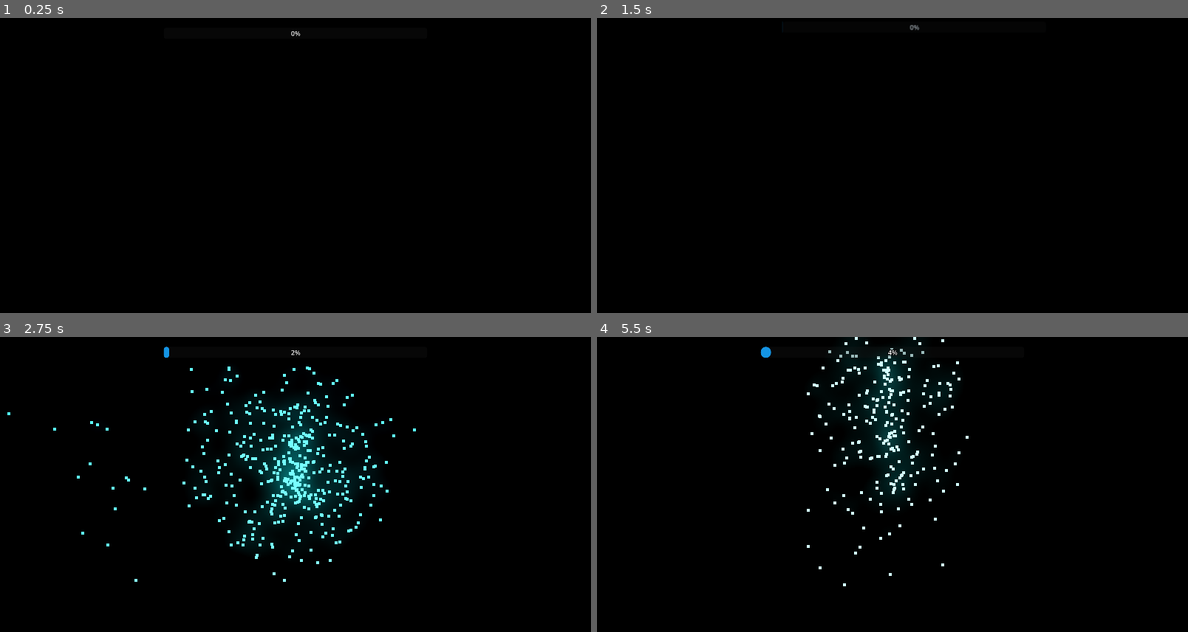
Above: before the commit, frames 1-4 (two rows, left to right).
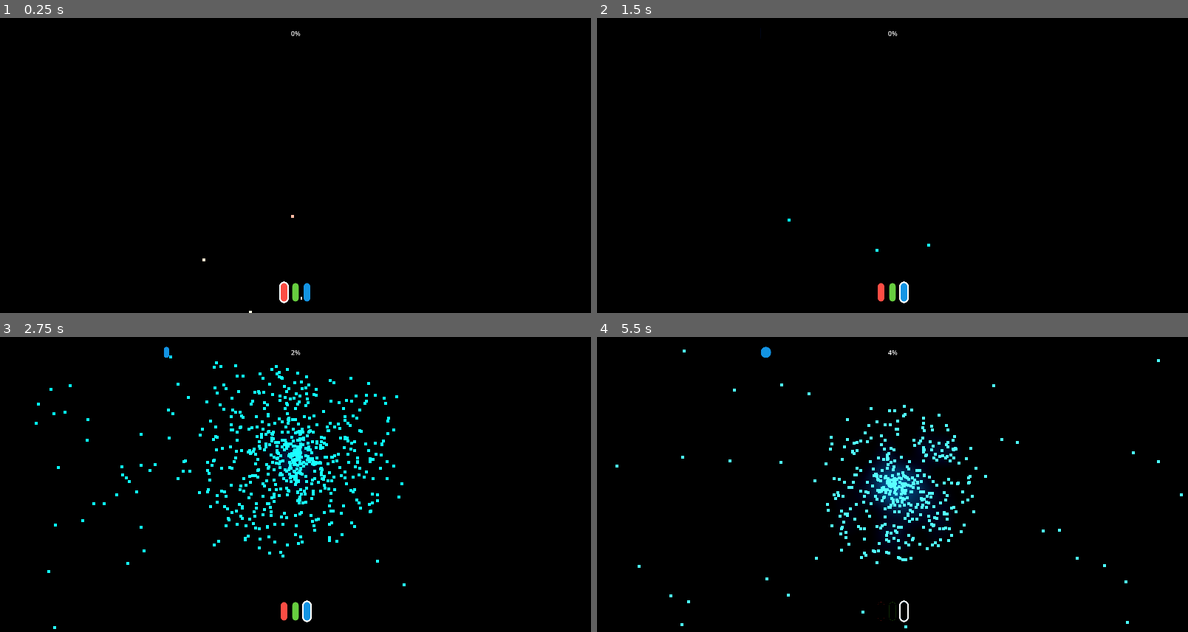
Above: after the commit, the same moments.

Repository: excessive/ludum-dare-59
Game: Godot game, scene res://main.tscn
Same seed, same stepped clock (60 frames per second), same inputs: the game is played once before the commit and once after it.
Inputs (mouse positions are in pixels of both pictures, inside the frame that each line leads up to):
- Up to frame 1 (0.25 s): no input
- Up to frame 2 (1.5 s): tap Enter (ui_accept) at 0.5, 1.25 s; hold D (move_right) 0.53-1.28 s; hold Mouse wheel down (scan_channel_next) 0.53-1.28 s; click (892, 165) at 0.67 s; tap Space (jump, bound only after the commit) at 0.77, 1.07 s; tap Mouse wheel up (scan_channel_prev) at 0.8, 1.35 s; move the mouse to (862, 165) at 1.27 s; hold W (move_forward) from 1.28 s (still down)
- Up to frame 3 (2.75 s): keep holding W (move_forward); tap Space (jump, bound only after the commit) at 1.52, 1.82 s; click (265, 484) at 1.55 s; move the mouse to (307, 478) at 2.02 s; press the mouse at (307, 478) at 2.03 s; tap Enter (ui_accept) at 2.3 s
- Up to frame 4 (5.5 s): keep holding W (move_forward); move the mouse to (886, 490) at 2.77 s; release the mouse at (886, 490) at 2.78 s; tap Enter (ui_accept) at 2.85 s; click (886, 490) at 2.92 s; tap Space (jump, bound only after the commit) at 3.02, 3.05, 3.32, 4.52, 4.82 s; move the mouse to (933, 487) at 3.52 s; hold Space (jump, bound only after the commit) 3.53-4.28 s; click (933, 487) at 3.67 s; tap Mouse wheel down (scan_channel_next) at 3.8 s; move the mouse to (845, 481) at 4.27 s; tap K (look_down) at 4.35 s; click (845, 481) at 4.42 s; tap Mouse wheel up (scan_channel_prev) at 4.55 s; move the mouse to (898, 484) at 5.02 s; press the mouse at (898, 484) at 5.03 s; tap J (look_left) at 5.1 s

The runs differ from the first frame. In frame 1, 0.3% of the frame differs, in the area x 34-53%, y 66-100%; in frame 2, 0.3%; in frame 3, 7.6%, in the area x 1-71%, y 4-99%; in frame 4, 6.1%.

Commit message:
update ui, add separate active/passive scan, update controls

Diff:
--- a/camera.gdshader
+++ b/camera.gdshader
@@ -6,6 +6,6 @@
 
 void fragment() {
 	float g2 = distance(glitch, 0.5) * 2.0 - 1.0;
-	COLOR *= texture(screen_texture, SCREEN_UV + vec2(g2 * g2 * g2, mod(g2, 0.5) * 0.5) * 0.125);
+	COLOR *= texture(screen_texture, SCREEN_UV + vec2(distance(SCREEN_UV, vec2(0.5)) * glitch, mod(g2, 0.5) * 0.5) * 0.125);
 	COLOR.rgb = mix(COLOR.rgb, COLOR.rgb * glitch_color, glitch);
 }
--- a/main.tscn
+++ b/main.tscn
@@ -56,15 +56,23 @@
 background_mode = 1
 ambient_light_source = 1
 tonemap_mode = 1
-tonemap_exposure = 1.25
+tonemap_exposure = 1.5
+tonemap_white = 2.0
 glow_enabled = true
 glow_levels/6 = 0.1
 glow_levels/7 = 0.2
-glow_bloom = 0.2
+glow_normalized = true
+glow_strength = 1.1
+glow_bloom = 0.5
+glow_hdr_threshold = 0.5
+glow_hdr_scale = 1.5
 fog_enabled = true
 fog_light_color = Color(0, 0, 0, 1)
 fog_density = 0.25
 fog_sky_affect = 0.0
+adjustment_enabled = true
+adjustment_brightness = 1.25
+adjustment_contrast = 1.25
 
 [sub_resource type="CameraAttributesPractical" id="CameraAttributesPractical_0xm2m"]
 
@@ -82,6 +90,57 @@
 	add_theme_stylebox_override(\"fill\", box)
 "
 
+[sub_resource type="GDScript" id="GDScript_4c57u"]
+script/source = "extends HBoxContainer
+
+class ChannelData:
+	var container: Control
+	var box: StyleBoxFlat
+	var active := false
+	func _init(channel: LidarChannel) -> void:
+		container = PanelContainer.new()
+		box = StyleBoxFlat.new()
+		box.bg_color = channel.color
+		box.set_corner_radius_all(16)
+		box.set_border_width_all(4)
+		container.size_flags_horizontal = Control.SIZE_SHRINK_CENTER
+		container.size_flags_vertical = Control.SIZE_FILL
+		container.add_theme_stylebox_override(&\"panel\", box)
+		container.custom_minimum_size = Vector2(24, 24)
+
+var channel_data: Dictionary[LidarChannel, ChannelData]
+
+func _get_or_add_channel(channel: LidarChannel) -> ChannelData:
+	if channel_data.has(channel):
+		return channel_data.get(channel)
+	var data := ChannelData.new(channel)
+	channel_data[channel] = data
+	add_child(data.container)
+	#print(\"added %s\" % data.container)
+	return data
+
+func _exit_tree() -> void:
+	for cd: ChannelData in channel_data.values():
+		cd.container.queue_free()
+	channel_data.clear()
+
+func _on_lidar_channel_status_updated(channel: LidarChannel) -> void:
+	var data := _get_or_add_channel(channel)
+	if channel.blocked:
+		data.box.bg_color.a = 0.1
+	else:
+		data.box.bg_color.a = 1.0
+
+func _on_lidar_channel_updated(channel: LidarChannel) -> void:
+	for ch: LidarChannel in channel_data.keys():
+		var cd := channel_data[ch]
+		cd.active = ch == channel
+		if cd.active:
+			cd.box.border_color = Color.WHITE
+		else:
+			cd.box.border_color = Color.BLACK
+"
+
 [sub_resource type="ShaderMaterial" id="ShaderMaterial_4c57u"]
 shader = ExtResource("9_kek77")
 shader_parameter/glitch = 0.0
@@ -90,7 +149,7 @@
 [sub_resource type="GDScript" id="GDScript_kek77"]
 script/source = "extends ColorRect
 
-@export var glitch_speed := 5.0
+@export var glitch_speed := 10.0
 
 var glitch := 0.0
 var target_color := Color.WHITE
@@ -124,7 +183,7 @@
 [node name="CollisionShape3D" type="CollisionShape3D" parent="SafeArea" unique_id=1651140340]
 shape = SubResource("BoxShape3D_kek77")
 
-[node name="CharacterBody3D" type="CharacterBody3D" parent="." unique_id=1346263540]
+[node name="CharacterBody3D" type="CharacterBody3D" parent="." unique_id=1346263540 groups=["player"]]
 transform = Transform3D(1, 0, 0, 0, 1, 0, 0, 0, 1, 0, 5.708436, 0)
 script = ExtResource("1_0xm2m")
 
@@ -135,11 +194,13 @@
 transform = Transform3D(1, 0, 0, 0, 1, 0, 0, 0, 1, 0, 0.5, 0)
 script = ExtResource("2_1bvp3")
 
-[node name="Lidar" type="AnimatableBody3D" parent="CharacterBody3D/Camera3D" unique_id=342275928]
+[node name="Lidar" type="AnimatableBody3D" parent="CharacterBody3D/Camera3D" unique_id=342275928 node_paths=PackedStringArray("sensor", "player")]
 collision_layer = 0
 collision_mask = 0
 script = ExtResource("3_5vw27")
 channels = Array[ExtResource("4_kek77")]([ExtResource("5_4c57u"), ExtResource("6_efxa6"), ExtResource("7_dg77c")])
+sensor = NodePath("../../sensor")
+player = NodePath("../..")
 metadata/_custom_type_script = "uid://bdddwpodg4mor"
 
 [node name="CollisionShape3D" type="CollisionShape3D" parent="CharacterBody3D/Camera3D/Lidar" unique_id=1108688080]
@@ -154,6 +215,8 @@
 omni_attenuation = 2.0
 
 [node name="sensor" type="Area3D" parent="CharacterBody3D" unique_id=1265578379 groups=["player"]]
+collision_mask = 15
+monitorable = false
 
 [node name="CollisionShape3D" type="CollisionShape3D" parent="CharacterBody3D/sensor" unique_id=1059254289]
 shape = SubResource("SphereShape3D_efxa6")
@@ -196,7 +259,6 @@
 mouse_filter = 2
 
 [node name="charge" type="ProgressBar" parent="AspectRatioContainer/Control" unique_id=793066537]
-unique_name_in_owner = true
 layout_mode = 1
 anchors_preset = 5
 anchor_left = 0.5
@@ -210,11 +272,24 @@
 theme_override_constants/outline_size = 6
 script = SubResource("GDScript_5vw27")
 
+[node name="channels" type="HBoxContainer" parent="AspectRatioContainer/Control" unique_id=1394602365]
+layout_mode = 1
+anchors_preset = 12
+anchor_top = 1.0
+anchor_right = 1.0
+anchor_bottom = 1.0
+offset_top = -77.0
+offset_bottom = -24.0
+grow_horizontal = 2
+grow_vertical = 0
+alignment = 1
+script = SubResource("GDScript_4c57u")
+
 [node name="CSGBox3D2" type="CSGBox3D" parent="." unique_id=244878153]
 transform = Transform3D(1, 0, 0, 0, 1, 0, 0, 0, 1, -1.531857, 7.2399297, -7.313463)
 use_collision = true
 collision_layer = 4
-collision_mask = 0
+collision_mask = 4
 size = Vector3(4.3203125, 4.8129883, 2.834961)
 
 [node name="ColorRect" type="ColorRect" parent="." unique_id=901928369]
@@ -237,6 +312,7 @@
 shape = SubResource("SphereShape3D_kek77")
 
 [node name="OmniLight3D" type="OmniLight3D" parent="WinTrigger" unique_id=2117528702]
+layers = 4
 light_color = Color(0, 1, 0, 1)
 light_energy = 4.765
 
@@ -249,10 +325,14 @@
 shape = SubResource("SphereShape3D_4c57u")
 
 [node name="OmniLight3D" type="OmniLight3D" parent="LoseTrigger" unique_id=1853197533]
+layers = 2
 light_color = Color(1, 0.57254905, 0, 1)
 light_energy = 4.765
 
+[connection signal="channel_status_updated" from="CharacterBody3D/Camera3D/Lidar" to="AspectRatioContainer/Control/channels" method="_on_lidar_channel_status_updated"]
 [connection signal="channel_updated" from="CharacterBody3D/Camera3D/Lidar" to="CharacterBody3D" method="_on_lidar_channel_updated"]
+[connection signal="channel_updated" from="CharacterBody3D/Camera3D/Lidar" to="CharacterBody3D/Camera3D" method="_on_lidar_channel_updated"]
 [connection signal="channel_updated" from="CharacterBody3D/Camera3D/Lidar" to="AspectRatioContainer/Control/charge" method="_on_lidar_channel_updated"]
 [connection signal="channel_updated" from="CharacterBody3D/Camera3D/Lidar" to="ColorRect" method="_on_lidar_channel_updated"]
+[connection signal="channel_updated" from="CharacterBody3D/Camera3D/Lidar" to="AspectRatioContainer/Control/channels" method="_on_lidar_channel_updated"]
 [connection signal="charge_updated" from="CharacterBody3D/Camera3D/Lidar" to="AspectRatioContainer/Control/charge" method="_on_lidar_charge_updated"]
--- a/player.gd
+++ b/player.gd
@@ -17,16 +17,10 @@
 		get_tree().reload_current_scene()
 
 func _physics_process(delta: float) -> void:
-	sensor.collision_mask = collision_mask
-	var overlapping := sensor.get_overlapping_bodies()
-	overlapping.erase(self)
-	if not overlapping.is_empty():
-		print("blocked")
-
 	if not is_on_floor():
 		velocity += get_gravity() * delta
 
-	if Input.is_action_pressed("ui_accept") and is_on_floor():
+	if Input.is_action_pressed("jump") and is_on_floor():
 		velocity.y = JUMP_VELOCITY
 
 	var cam := get_viewport().get_camera_3d()
--- a/player_camera.gd
+++ b/player_camera.gd
@@ -20,3 +20,6 @@
 func _process(delta: float) -> void:
 	var lookv := Input.get_vector(&"look_left", &"look_right", &"look_up", &"look_down")
 	turn(lookv * delta * 60)
+
+func _on_lidar_channel_updated(channel: LidarChannel) -> void:
+	cull_mask = channel.visibility_mask
--- a/project.godot
+++ b/project.godot
@@ -57,16 +57,10 @@
 , Object(InputEventJoypadMotion,"resource_local_to_scene":false,"resource_name":"","device":-1,"axis":0,"axis_value":1.0,"script":null)
 ]
 }
-scan_forward={
+scan={
 "deadzone": 0.2,
 "events": [Object(InputEventMouseButton,"resource_local_to_scene":false,"resource_name":"","device":-1,"window_id":0,"a …(258 unchanged characters)…
 , Object(InputEventJoypadMotion,"resource_local_to_scene":false,"resource_name":"","device":-1,"axis":5,"axis_value":1.0,"script":null)
-]
-}
-scan_sweep={
-"deadzone": 0.2,
-"events": [Object(InputEventMouseButton,"resource_local_to_scene":false,"resource_name":"","device":-1,"window_id":0,"alt_pressed":false,"shift_pressed":false,"ctrl_pressed":false,"meta_pressed":false,"button_mask":2,"position":Vector2(309, 11),"global_position":Vector2(317, 48),"factor":1.0,"button_index":2,"canceled":false,"pressed":true,"double_click":false,"script":null)
-, Object(InputEventJoypadMotion,"resource_local_to_scene":false,"resource_name":"","device":-1,"axis":4,"axis_value":1.0,"script":null)
 ]
 }
 scan_channel_next={
@@ -105,6 +99,26 @@
 , Object(InputEventJoypadMotion,"resource_local_to_scene":false,"resource_name":"","device":-1,"axis":2,"axis_value":1.0,"script":null)
 ]
 }
+interact={
+"deadzone": 0.2,
+"events": [Object(InputEventKey,"resource_local_to_scene":false,"resource_name":"","device":-1,"window_id":0,"alt_pressed":false,"shift_pressed":false,"ctrl_pressed":false,"meta_pressed":false,"pressed":false,"keycode":0,"physical_keycode":69,"key_label":0,"unicode":101,"location":0,"echo":false,"script":null)
+, Object(InputEventMouseButton,"resource_local_to_scene":false,"resource_name":"","device":-1,"window_id":0,"alt_pressed":false,"shift_pressed":false,"ctrl_pressed":false,"meta_pressed":false,"button_mask":2,"position":Vector2(318, 15),"global_position":Vector2(326, 52),"factor":1.0,"button_index":2,"canceled":false,"pressed":true,"double_click":false,"script":null)
+, Object(InputEventJoypadButton,"resource_local_to_scene":false,"resource_name":"","device":-1,"button_index":2,"pressure":0.0,"pressed":false,"script":null)
+]
+}
+jump={
+"deadzone": 0.2,
+"events": [Object(InputEventKey,"resource_local_to_scene":false,"resource_name":"","device":-1,"window_id":0,"alt_pressed":false,"shift_pressed":false,"ctrl_pressed":false,"meta_pressed":false,"pressed":false,"keycode":0,"physical_keycode":32,"key_label":0,"unicode":32,"location":0,"echo":false,"script":null)
+, Object(InputEventJoypadButton,"resource_local_to_scene":false,"resource_name":"","device":-1,"button_index":0,"pressure":0.0,"pressed":false,"script":null)
+]
+}
+crouch={
+"deadzone": 0.2,
+"events": [Object(InputEventJoypadButton,"resource_local_to_scene":false,"resource_name":"","device":-1,"button_index":1,"pressure":0.0,"pressed":false,"script":null)
+, Object(InputEventKey,"resource_local_to_scene":false,"resource_name":"","device":-1,"window_id":0,"alt_pressed":false,"shift_pressed":false,"ctrl_pressed":false,"meta_pressed":false,"pressed":false,"keycode":0,"physical_keycode":67,"key_label":0,"unicode":99,"location":0,"echo":false,"script":null)
+, Object(InputEventKey,"resource_local_to_scene":false,"resource_name":"","device":-1,"window_id":0,"alt_pressed":false,"shift_pressed":false,"ctrl_pressed":false,"meta_pressed":false,"pressed":false,"keycode":0,"physical_keycode":4194326,"key_label":0,"unicode":0,"location":0,"echo":false,"script":null)
+]
+}
 
 [physics]
 
@@ -113,4 +127,5 @@
 [rendering]
 
 rendering_device/driver.windows="d3d12"
-anti_aliasing/quality/screen_space_aa=2
+viewport/hdr_2d=true
+anti_aliasing/quality/screen_space_aa=1
--- a/tools/lidar.gd
+++ b/tools/lidar.gd
@@ -5,10 +5,13 @@
 
 @export var channels: Array[LidarChannel] = []
 var current_channel := 0
-@export_range(1, 25, 0.5) var lidar_range: float = 15.0
-@export_range(1, 100, 1, "prefer_slider") var lidar_ray_count: int = 10
+@export_range(1, 25, 0.5) var lidar_range_active: float = 25.0
+@export_range(1, 25, 0.5) var lidar_range_passive: float = 10.0
 @export_range(1, 65536, 1, "prefer_slider") var lidar_max_count: int = 16384
-@export_range(1, 90, 0.5, "radians_as_degrees") var lidar_spread: float = PI/4
+@export_range(1, 100, 1, "prefer_slider") var lidar_ray_count_active: int = 15
+@export_range(1, 100, 1, "prefer_slider") var lidar_ray_count_passive: int = 1
+@export_range(1, 90, 0.5, "radians_as_degrees") var lidar_spread_active: float = PI/4
+@export_range(1, 90, 0.5, "radians_as_degrees") var lidar_spread_passive: float = PI/2
 @export_range(0, 1, 0.005) var lidar_drain_rate := 0.025
 @export_range(0, 1, 0.005) var lidar_charge_rate := 0.05
 @export_range(0, 10, 0.25) var lidar_charge_delay := 2.0
@@ -16,9 +19,12 @@
 var lidar_idle := 0.0
 
 var mesh := LidarMesh.new()
+@export var sensor: Area3D
+@export var player: PhysicsBody3D
 
 signal charge_updated(level: float)
 signal channel_updated(channel: LidarChannel)
+signal channel_status_updated(channel: LidarChannel)
 
 func _ready() -> void:
 	add_child(mesh)
@@ -28,24 +34,48 @@
 	if channels.is_empty():
 		return
 
+	# register all the channels for UI, etc
+	for channel in channels:
+		channel_status_updated.emit(channel)
+
 	current_channel = wrapi(current_channel, 0, channels.size())
 	channel_updated.connect(mesh.change_channel)
 	channel_updated.emit(channels[current_channel])
 
+func _cycle_channel(offset: int) -> bool:
+	var new_channel = wrapi(current_channel + offset, 0, channels.size())
+	if channels[new_channel].blocked:
+		#print("channel blocked, skipping")
+		return false
+	current_channel = new_channel
+	channel_updated.emit(channels[current_channel])
+	return true
+
+func _try_cycle_channels(direction: int):
+	for i in channels.size():
+		if _cycle_channel((i+1) * signi(direction)):
+			break
+
 func _input(event: InputEvent) -> void:
 	if event.is_action_pressed(&"scan_channel_prev"):
-		current_channel = wrapi(current_channel - 1, 0, channels.size())
-		channel_updated.emit(channels[current_channel])
+		_try_cycle_channels(-1)
 	if event.is_action_pressed(&"scan_channel_next"):
-		current_channel = wrapi(current_channel + 1, 0, channels.size())
-		channel_updated.emit(channels[current_channel])
+		_try_cycle_channels(1)
 
-func _scan():
+func _scan(active: bool):
 	var channel := channels[current_channel]
 	var dss := get_world_3d().direct_space_state
 	var from := global_position
 	var exclusions = [ get_rid() ]
 	exclusions.append_array(get_collision_exceptions())
+	var lidar_ray_count := lidar_ray_count_passive
+	var lidar_spread := lidar_spread_passive
+	var lidar_range := lidar_range_passive
+	if active:
+		lidar_ray_count = lidar_ray_count_active
+		lidar_spread = lidar_spread_active
+		lidar_range = lidar_range_active
+
 	for i in lidar_ray_count:
 		var r1 := randf_range(-lidar_spread/2, lidar_spread/2)
 		var r2 := randf_range(0, TAU)
@@ -56,19 +86,73 @@
 		if hit:
 			mesh.record(hit["position"])
 
+func _check_channel_blocks():
+	if not sensor:
+		return
+
+	var dss := get_world_3d().direct_space_state
+	var exclusions := [
+		get_rid(),
+		player.get_rid()
+	]
+
+	for channel: LidarChannel in channels:
+		var was_blocked = channel.blocked
+		channel.blocked = false
+		var offset := global_basis.z
+		var ray_count := 16
+		var ray_step := TAU/ray_count
+		var ray_range := 2.5
+		for i in ray_count:
+			var from := global_position
+			offset = offset.rotated(global_basis.y, ray_step)
+			var to := from + offset * ray_range
+			var rq := PhysicsRayQueryParameters3D.create(to, from, sensor.collision_mask, exclusions)
+			rq.hit_from_inside = true
+			rq.hit_back_faces = true
+			var hit := dss.intersect_ray(rq)
+			if hit:
+				var body := hit["collider"] as Node3D
+				if body is PhysicsBody3D or body is CSGShape3D:
+					if (channel.collision_mask & body.collision_mask) != 0:
+						#print("channel %s blocked by %s" % [channel, body])
+						channel.blocked = true
+						break
+				#mesh.record(hit["position"])
+
+		if channel.blocked:
+			if channel.blocked != was_blocked:
+				channel_status_updated.emit(channel)
+			continue
+
+		var overlaps := sensor.get_overlapping_bodies()
+		overlaps = overlaps.filter(func(body: Node3D):
+			if body is not PhysicsBody3D and body is not CSGShape3D:
+				return false
+			if body is CharacterBody3D or body.is_in_group(&"player"):
+				return false
+			return (body.collision_mask & channel.collision_mask) != 0)
+		for body in overlaps:
+			#print("channel %s blocked by %s" % [channel, body])
+			channel.blocked = true
+
+		if channel.blocked != was_blocked:
+			channel_status_updated.emit(channel)
+
 func _physics_process(delta: float) -> void:
 	if channels.is_empty():
 		return
-
 	current_channel = wrapi(current_channel, 0, channels.size())
-	if Input.is_action_pressed(&"scan_forward"):
+	_check_channel_blocks()
+	if Input.is_action_pressed(&"scan"):
 		lidar_idle = 0
 		if lidar_charge > 0:
-			_scan()
+			_scan(true)
 			lidar_charge = maxf(0, lidar_charge - delta * lidar_drain_rate)
 			charge_updated.emit(lidar_charge)
 		pass
 	else:
+		_scan(false)
 		lidar_idle = minf(lidar_charge_delay, lidar_idle + delta)
 		if lidar_idle >= lidar_charge_delay:
 			lidar_charge = minf(1, lidar_charge + delta * lidar_charge_rate)
--- a/tools/lidar_blue.tres
+++ b/tools/lidar_blue.tres
@@ -5,6 +5,6 @@
 [resource]
 script = ExtResource("1_ig0mo")
 collision_mask = 9
-visibility_mask = 8
+visibility_mask = 9
 color = Color(0.07812985, 0.5809871, 0.89340943, 1)
 metadata/_custom_type_script = "uid://ui4apks0wqds"
--- a/tools/lidar_channel.gd
+++ b/tools/lidar_channel.gd
@@ -4,6 +4,7 @@
 @export_flags_3d_physics var collision_mask := 0
 @export_flags_3d_physics var visibility_mask := 0
 @export_color_no_alpha var color := Color.WHITE
+var blocked := false
 
 func _init(_colmask: int = 0, _vismask: int = 0, _color := Color.WHITE):
 	collision_mask = _colmask
--- a/tools/lidar_green.tres
+++ b/tools/lidar_green.tres
@@ -5,6 +5,6 @@
 [resource]
 script = ExtResource("1_g2vr5")
 collision_mask = 5
-visibility_mask = 4
+visibility_mask = 5
 color = Color(0.4058605, 0.8047059, 0.24858811, 1)
 metadata/_custom_type_script = "uid://ui4apks0wqds"
--- a/tools/lidar_mesh.gd
+++ b/tools/lidar_mesh.gd
@@ -32,7 +32,7 @@
 	top_level = true
 
 	material.emission_enabled = true
-	material.emission_energy_multiplier = 10
+	material.emission_energy_multiplier = 3
 	material.point_size = 4
 	material.distance_fade_mode = BaseMaterial3D.DISTANCE_FADE_PIXEL_DITHER
 	material.no_depth_test = true
--- a/tools/lidar_red.tres
+++ b/tools/lidar_red.tres
@@ -5,6 +5,6 @@
 [resource]
 script = ExtResource("1_ie6in")
 collision_mask = 3
-visibility_mask = 2
-color = Color(0.96775836, 0.3748193, 0.12290748, 1)
+visibility_mask = 3
+color = Color(0.9908442, 0.30506372, 0.26876882, 1)
 metadata/_custom_type_script = "uid://ui4apks0wqds"
